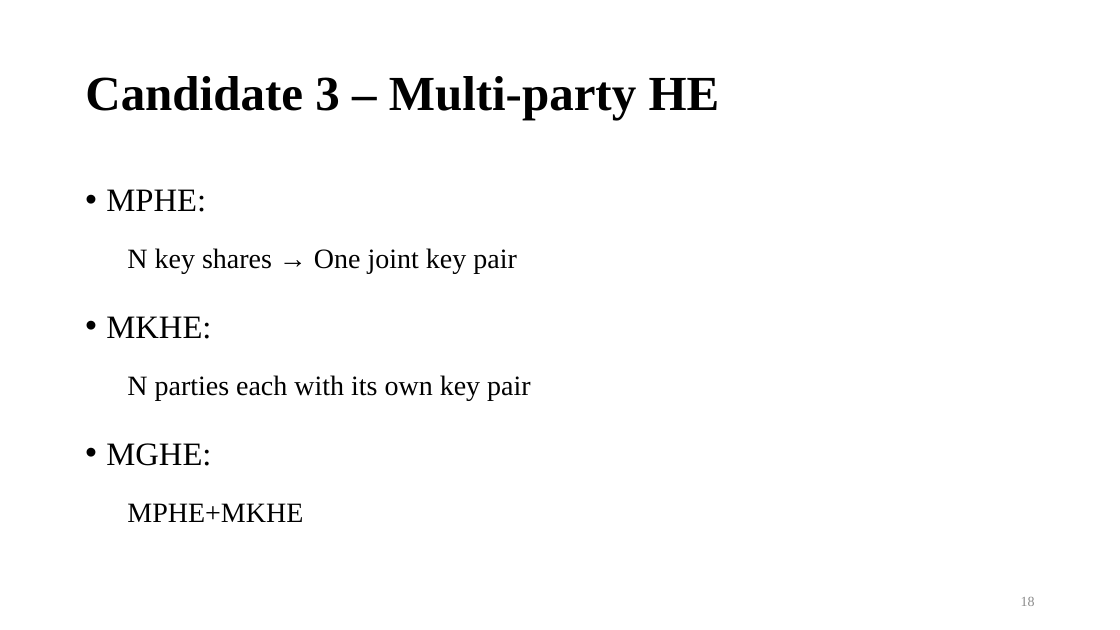
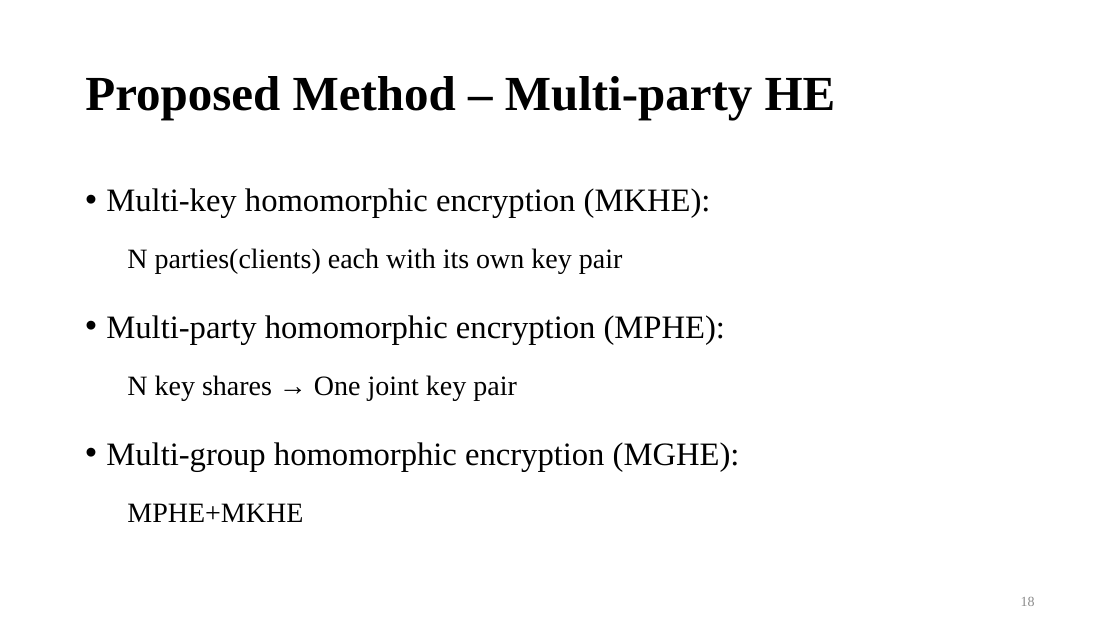
Before and after one commit to bernie6401/NTU_CNS, a slide deck: slide 18 of Final Project/Final Project.pptx. Drawn at 1120x630 pixels with LibreOffice and Linux fonts; fonts in the diff are those of the drawing; background and template pictures are left out. Boxes give left, top, right and bottom in pixels: in the first picture for what was removed or moved away, otherwise in the second. Text is boxed around its words. In the diff, an @@ line names an element or a change of style, - is before the commit and + after.

```diff
--- a/Final Project/Final Project.pptx
+++ b/Final Project/Final Project.pptx
@@ title at [85,76,836,120]: text changed @@
-Candidate 3 – Multi-party HE
+Proposed Method – Multi-party HE
@@ text at [106,188,725,344]: text changed @@
-• MPHE:
+• Multi-key homomorphic encryption (MKHE):
+  N parties(clients) each with its own key pair
+• Multi-party homomorphic encryption (MPHE):
@@ text at [106,442,740,471]: text changed; size 24 to 28 pt @@
-• MKHE:
-  N parties each with its own key pair
-• MGHE:
+• Multi-group homomorphic encryption (MGHE):
```
Also in this commit, not shown: 8 other slides changed, 6 slides added, 6 slides removed, 1 other file.
